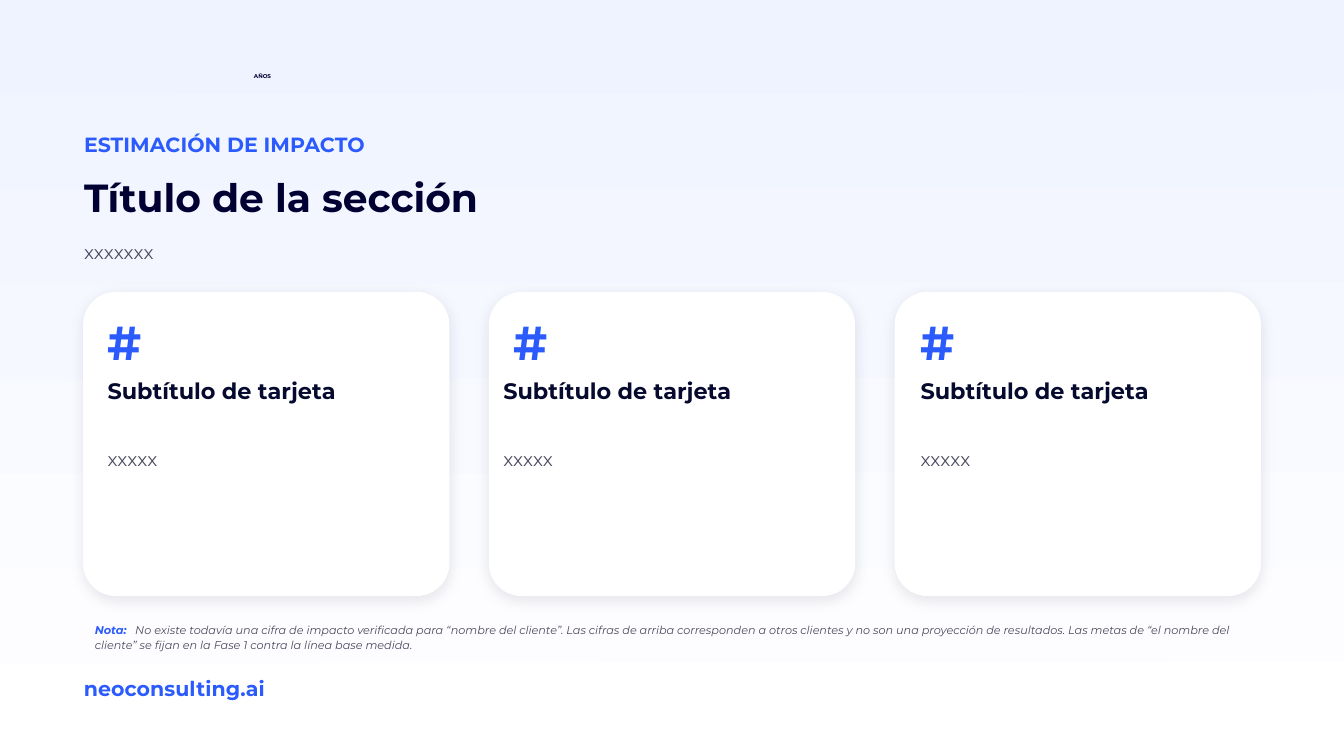
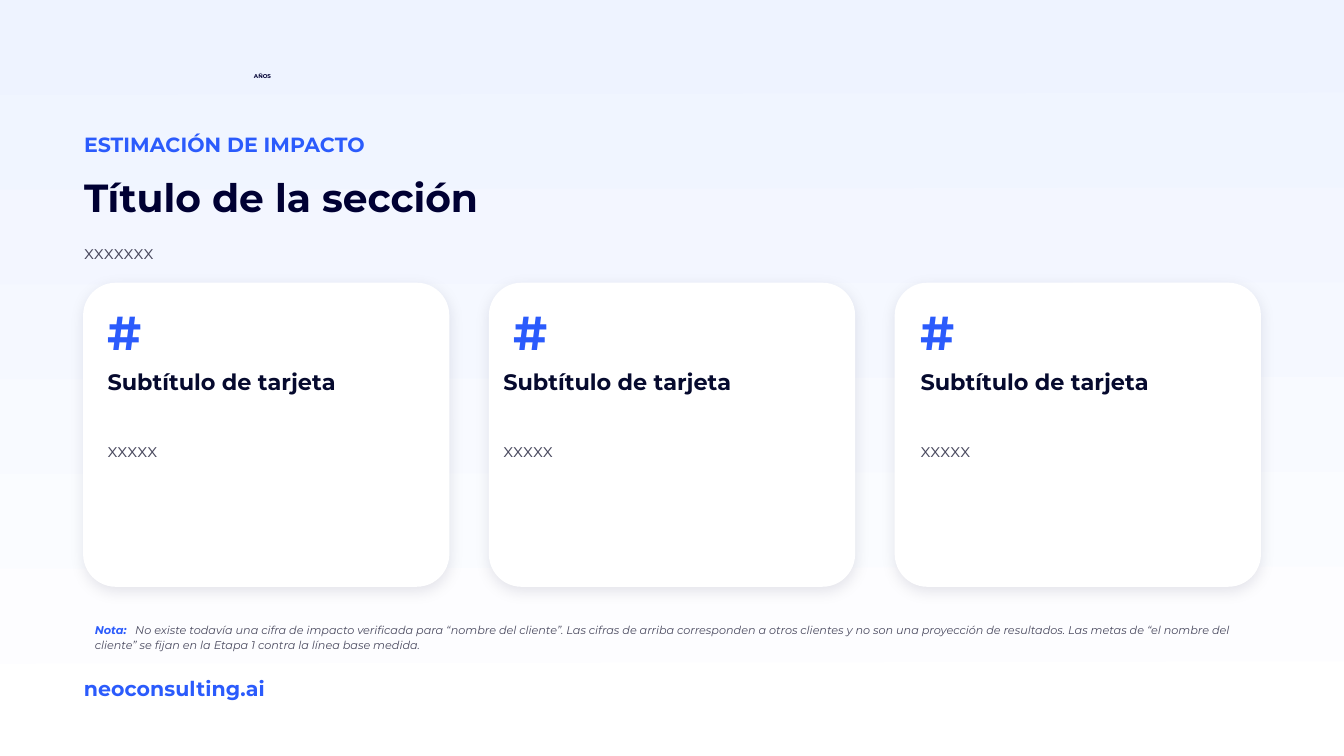
Before and after one commit to miguelchumacero/plantilla-base-deck, a slide deck: slide 29 of plantilla-base.pptx. Drawn at 1344x756 pixels with LibreOffice and Linux fonts; fonts in the diff are those of the drawing; background and template pictures are left out. Boxes give left, top, right and bottom in pixels: in the first picture for what was removed or moved away, otherwise in the second. Text is boxed around its words. In the diff, an @@ line names an element or a change of style, - is before the commit and + after.

```diff
--- a/plantilla-base.pptx
+++ b/plantilla-base.pptx
@@ 9 texts, 3 rounded rectangles: place and size @@
-9 texts, 3 rounded rectangles at <box>83,293,1259,595</box>
+9 texts, 3 rounded rectangles at <box>83,284,1259,586</box>
@@ text at <box>95,625,1229,651</box>: text changed @@
-Nota: No existe todavía una cifra de impacto verificada para “nombre del cliente”. Las cifras de arriba corresponden a otros clientes y no son una proyección de resultados. Las metas de “el nombre del cliente” se fijan en la Fase 1 contra la línea base medida.
+Nota: No existe todavía una cifra de impacto verificada para “nombre del cliente”. Las cifras de arriba corresponden a otros clientes y no son una proyección de resultados. Las metas de “el nombre del cliente” se fijan en la Etapa 1 contra la línea base medida.
```
Also in this commit, not shown: 18 other slides changed.
